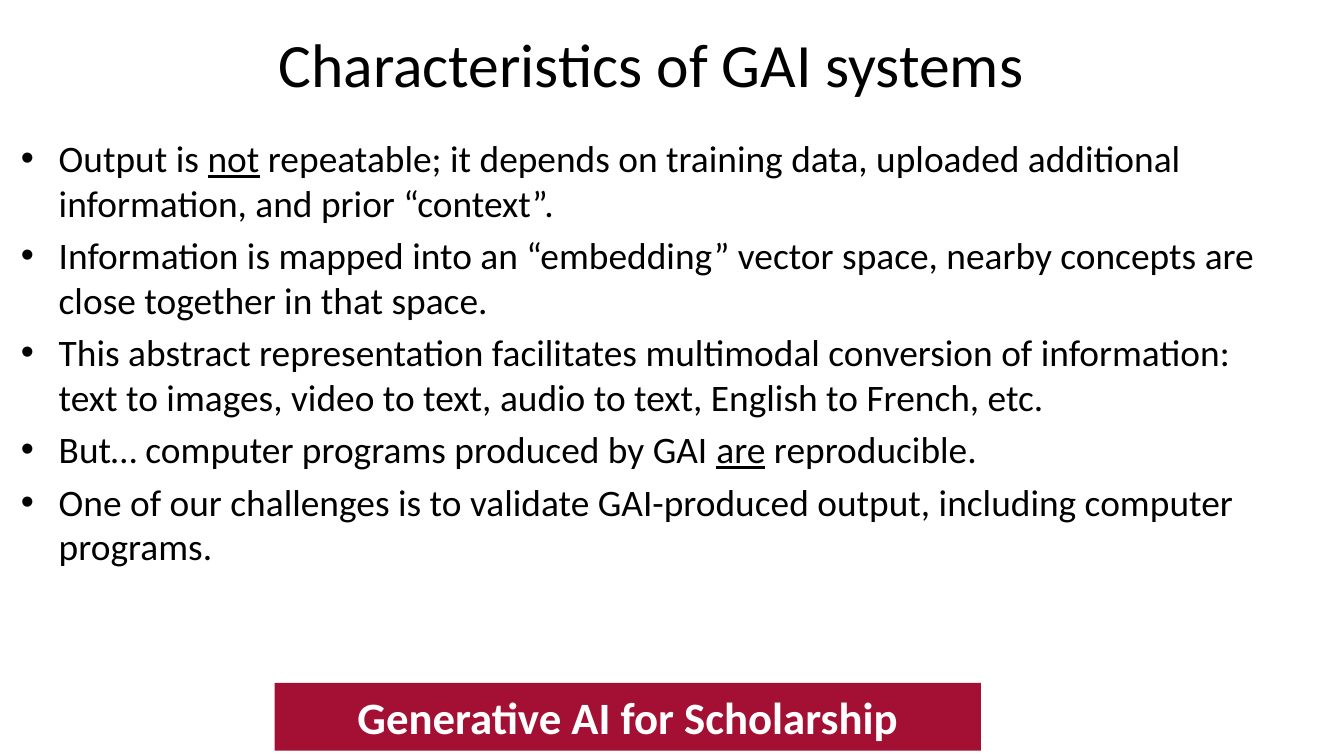
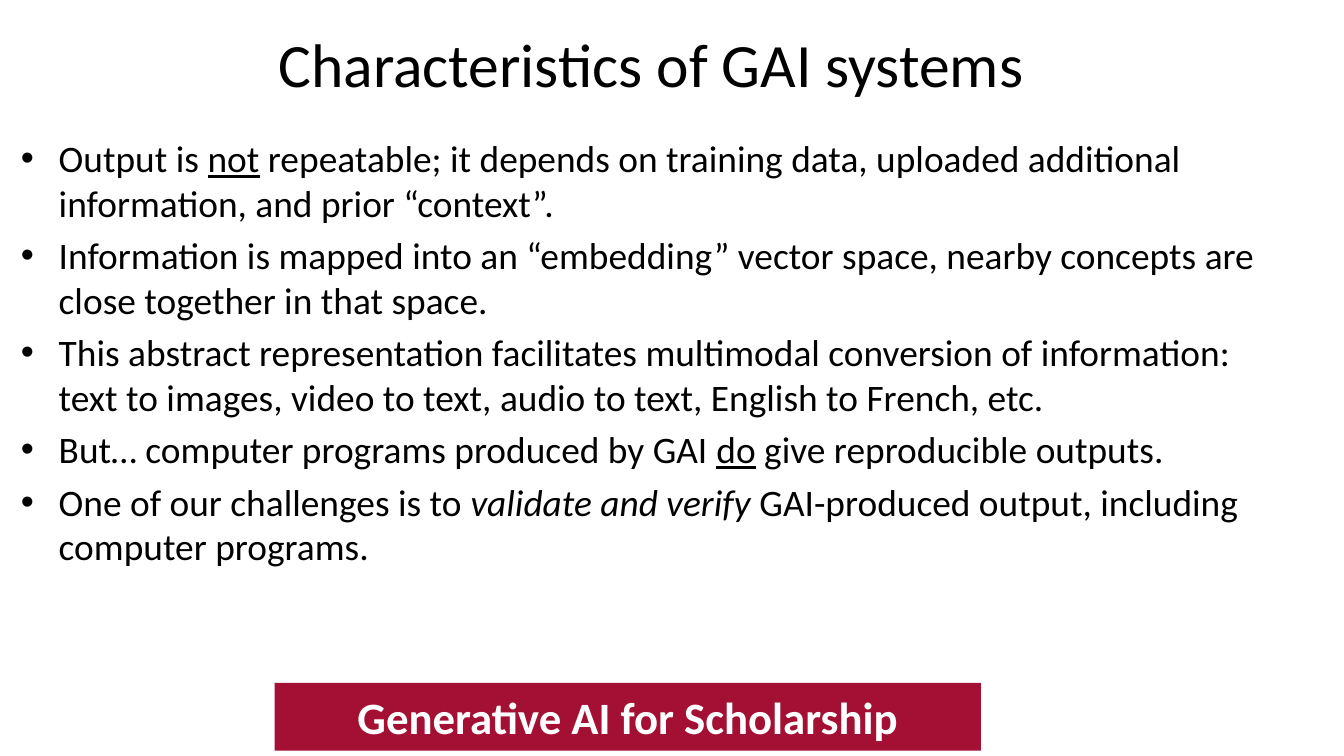
Before and after one commit to astrostubbs/GenAI-for-Scholarship, a slide deck: slide 3 of slides/Session1Slides.pptx. Drawn at 1344x756 pixels with LibreOffice and Linux fonts; fonts in the diff are those of the drawing; background and template pictures are left out. Boxes give left, top, right and bottom in pixels: in the first picture for what was removed or moved away, otherwise in the second. Text is boxed around its words. In the diff, an @@ line names an element or a change of style, - is before the commit and + after.

```diff
--- a/slides/Session1Slides.pptx
+++ b/slides/Session1Slides.pptx
@@ text at [59,437,1238,567]: text changed @@
-• But… computer programs produced by GAI are reproducible.
-• One of our challenges is to validate GAI-produced output, including computer programs.
+• But… computer programs produced by GAI do give reproducible outputs.
+• One of our challenges is to validate and verify GAI-produced output, including computer programs.
```
Also in this commit, not shown: 2 other slides changed.
